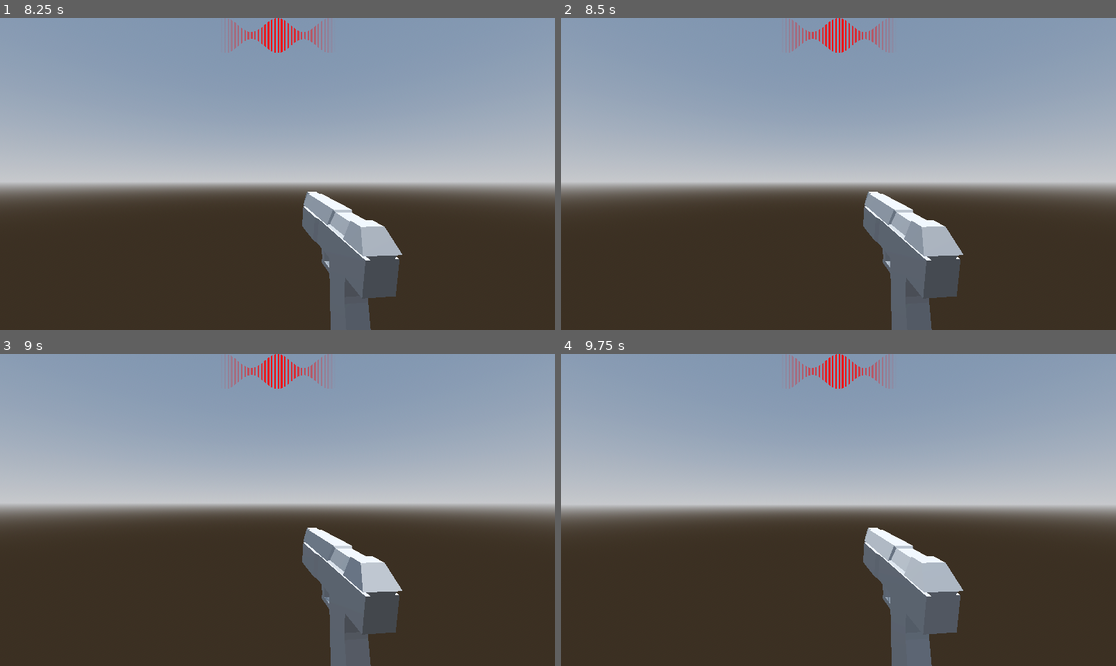
Above: before the commit, frames 1-4 (two rows, left to right).
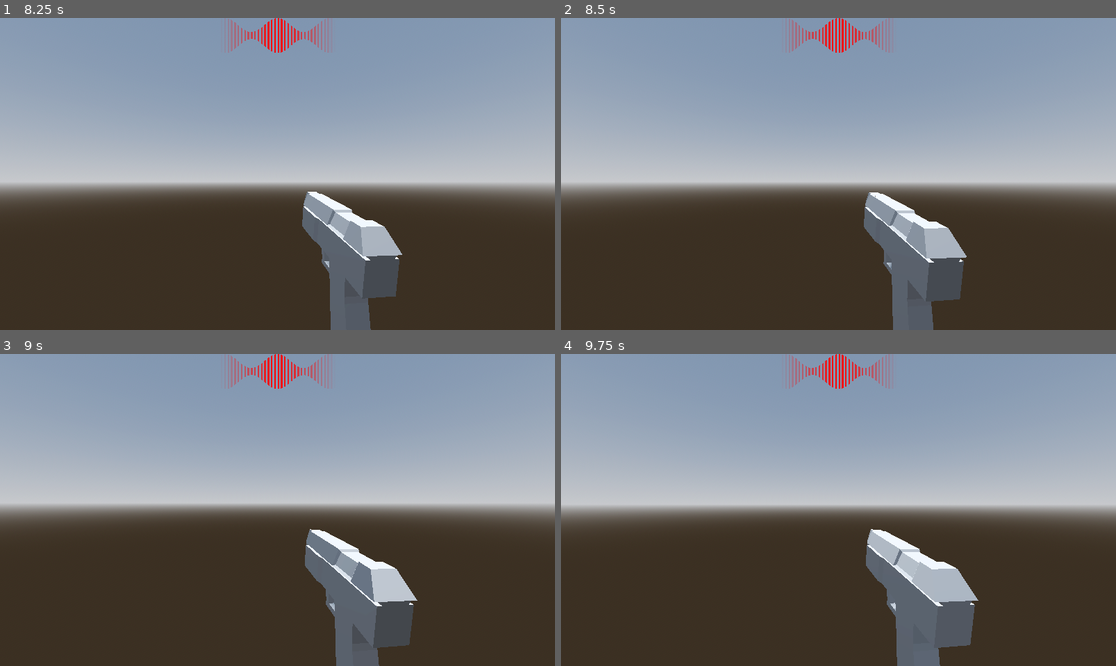
Above: after the commit, the same moments.

Repository: WasteIy/GameOff2025
Game: Godot game, scene res://Scenes/Levels/debug_level.tscn
The game is run twice, just before and just after one commit, with the same random seed, the same clock (stepped at 60 frames per second) and the same inputs.
Inputs (mouse positions are in pixels of both pictures, inside the frame that each line leads up to):
- Up to frame 1 (8.25 s): tap Enter at 0.5, 7.25 s; move the mouse to (305, 174) at 0.52 s; hold W (move_forward) 0.53-5.78 s; click (305, 174) at 0.6 s; tap Space (jump) at 0.77, 1.52, 3.02, 3.77, 4.52, 6.02, 6.5, 6.77, 7.52 s; move the mouse to (249, 174) at 1.27 s; tap Ctrl (crouch) at 1.35, 4.35, 7.35 s; click (249, 174) at 1.55 s; move the mouse to (288, 167) at 2.02 s; hold Shift (run) 2.03-2.78 s; click (288, 167) at 2.3 s; move the mouse to (271, 180) at 2.77 s; click (271, 180) at 2.85 s; move the mouse to (316, 177) at 3.52 s; click (316, 177) at 3.6 s; tap R (reload) at 4.15 s; move the mouse to (233, 170) at 4.27 s; click (233, 170) at 4.55 s; move the mouse to (283, 174) at 5.02 s; hold Shift (run) 5.03-5.78 s; click (283, 174) at 5.3 s; move the mouse to (255, 167) at 5.77 s; hold D (move_right) 5.78-6.53 s; click (255, 167) at 5.85 s; move the mouse to (305, 174) at 6.52 s; hold W (move_forward) from 6.53 s (still down); click (305, 174) at 6.6 s; move the mouse to (249, 174) at 7.27 s; click (249, 174) at 7.55 s; move the mouse to (288, 167) at 8.02 s; hold Shift (run) from 8.03 s (still down)
- Up to frame 2 (8.5 s): keep holding W (move_forward); keep holding Shift (run); click (849, 167) at 8.3 s
- Up to frame 3 (9 s): move the mouse to (271, 516) at 8.77 s; release W (move_forward) at 8.78 s; release Shift (run) at 8.78 s; hold A (move_left) from 8.78 s (still down); click (271, 516) at 8.85 s
- Up to frame 4 (9.75 s): tap Space (jump) at 9.02, 9.5 s; move the mouse to (877, 513) at 9.52 s; release A (move_left) at 9.53 s; hold W (move_forward) from 9.53 s (still down); click (877, 513) at 9.6 s

Frame 1 is identical in both runs. In frame 2, 0.5% of the frame differs, in the area x 54-74%, y 55-100%; in frame 3, 2.2%, in the area x 54-76%, y 55-100%; in frame 4, 1.6%.

Commit message:
Animation signal + Reload grace + UI changes

Diff:
--- a/Scenes/Player/Weapons/animation_manager.gd
+++ b/Scenes/Player/Weapons/animation_manager.gd
@@ -1,9 +1,9 @@
 extends AnimationPlayer
 
-func _on_weapon_fired() -> void:
+func _on_shoot_animation() -> void:
 	if current_animation == "shoot":
 		return
 	play("shoot")
 
-func _on_weapon_reloaded() -> void:
+func _on_reload_animation() -> void:
 	play("reload")
--- a/Scenes/Player/Weapons/weapon_class.gd
+++ b/Scenes/Player/Weapons/weapon_class.gd
@@ -1,99 +1,110 @@
-class_name Weapon
-extends Node3D
+class_name Weapon extends Node3D
 
-signal weapon_fired
-signal weapon_reloaded
+signal shoot_animation
+signal reload_animation
 
 enum WeaponState { IDLE, SHOOTING, RELOADING }
 var state: WeaponState = WeaponState.IDLE
 
-@export var shot_interval := 0.2
+@export_group("Ammunition Variables")
 @export var ammo_in_mag := 10
 @export var mag_capacity := 10
-@export var total_ammo := 30
+@export var total_ammo := 0
+@export var infinite_total_ammo := true
 @export var bullet_scene: PackedScene
+
+@export_group("Cooldown Variables")
+@export var early_reload : bool = true
+@export var early_reload_time : float = 0.1
+@export var fallback_shoot_cooldown := 0.2
+@export var fallback_reload_cooldown := 0.4
 
 @onready var bullet_spawn_point: Marker3D = $BulletSpawnPoint
 @onready var animation_manager: AnimationPlayer = $AnimationManager
 
-var can_shoot := true
+var shoot_cooldown := 0.0
+var reload_cooldown := 0.0
 var reload_cancelled := false
-
 
 func _ready():
 	if animation_manager:
-		weapon_fired.connect(animation_manager._on_weapon_fired)
-		weapon_reloaded.connect(animation_manager._on_weapon_reloaded)
+		shoot_animation.connect(animation_manager._on_shoot_animation)
+		reload_animation.connect(animation_manager._on_reload_animation)
 
+func _process(delta: float) -> void:
+	update_shoot_cooldown(delta)
+	update_reload(delta)
+
+func update_shoot_cooldown(delta: float) -> void:
+	if shoot_cooldown > 0.0:
+		shoot_cooldown -= delta
+		if shoot_cooldown <= 0.0 and state == WeaponState.SHOOTING:
+			state = WeaponState.IDLE
+
+func update_reload(delta: float) -> void:
+	if state != WeaponState.RELOADING:
+		return
+	reload_cooldown -= delta
+	if reload_cooldown <= 0.0:
+		if reload_cancelled:
+			state = WeaponState.IDLE
+			return
+
+		var needed = mag_capacity - ammo_in_mag
+		if infinite_total_ammo:
+			ammo_in_mag = mag_capacity
+		else:
+			var load_amount = min(needed, total_ammo)
+			ammo_in_mag += load_amount
+			total_ammo -= load_amount
+		state = WeaponState.IDLE
 
 func shoot():
-	# Se estiver recarregando: interromper
 	if state == WeaponState.RELOADING:
-		reload_cancelled = true        # Marca cancelamento
-		state = WeaponState.IDLE       # Volta para IDLE antes de atirar
-
-	# Agora somente atira se puder
+		reload_cancelled = true
+		state = WeaponState.IDLE
 	if state != WeaponState.IDLE:
 		return
-	if !can_shoot:
+	if shoot_cooldown > 0.0:
 		return
 	if ammo_in_mag <= 0:
 		return
 
-	state = WeaponState.SHOOTING
-
 	ammo_in_mag -= 1
 	fire_bullet()
-	emit_signal("weapon_fired")
-	start_cooldown()
-
+	emit_signal("shoot_animation")
+	state = WeaponState.SHOOTING
+	shoot_cooldown = get_animation_duration("shoot", fallback_shoot_cooldown)
 
 func fire_bullet():
 	if bullet_scene == null:
-		push_error("Weapon: bullet_scene está null! Configure no Inspector.")
+		push_error("Não encontrou uma cena para a bullet.")
 		return
-
 	var bullet = bullet_scene.instantiate()
 	get_tree().current_scene.add_child(bullet)
 	bullet.global_transform = bullet_spawn_point.global_transform
 
-
-func start_cooldown():
-	can_shoot = false
-
-	await get_tree().create_timer(shot_interval).timeout
-	can_shoot = true
-
-	# Se não está recarregando (ou interrompido), volta ao IDLE
-	if state != WeaponState.RELOADING:
-		state = WeaponState.IDLE
-
-
 func reload():
 	if state != WeaponState.IDLE:
 		return
+	if !infinite_total_ammo and total_ammo <= 0:
+		return
 	if ammo_in_mag == mag_capacity:
 		return
-	if total_ammo <= 0:
-		return
-
 	state = WeaponState.RELOADING
 	reload_cancelled = false
-	emit_signal("weapon_reloaded")
+	emit_signal("reload_animation")
 
-	# Timer de animação/parcial do reload
-	await get_tree().create_timer(0.4).timeout
+	reload_cooldown = get_animation_duration("reload", fallback_reload_cooldown)
 
-	# Se foi interrompido por um tiro, abortar antes de mexer em munição
-	if reload_cancelled:
-		state = WeaponState.IDLE
-		return
+	if early_reload:
+		reload_cooldown -= early_reload_time
 
-	# Completa o reload
-	var needed = mag_capacity - ammo_in_mag
-	var load_amount = min(needed, total_ammo)
+func get_animation_duration(anim_name: String, fallback: float) -> float:
+	if animation_manager == null and !early_reload:
+		return fallback
+	var anim = animation_manager.get_animation(anim_name)
+	if anim == null:
+		return fallback
 
-	ammo_in_mag += load_amount
-	total_ammo -= load_amount
-
-	state = WeaponState.IDLE
+	return anim.length
--- a/Scenes/Player/Weapons/weapon_manager.gd
+++ b/Scenes/Player/Weapons/weapon_manager.gd
@@ -15,9 +15,6 @@
 		return
 
 	current_weapon = weapons[0]
-
-	current_weapon.weapon_fired.connect(_on_weapon_fired)
-	current_weapon.weapon_reloaded.connect(_on_weapon_reloaded)
 
 func try_shoot():
 	if current_weapon:
--- a/Scenes/Player/Weapons/weapon_manager.tscn
+++ b/Scenes/Player/Weapons/weapon_manager.tscn
@@ -47,6 +47,17 @@
 tracks/0/loop_wrap = true
 tracks/0/keys = PackedFloat32Array(0, 1, 0, 0, 0, 1)
 
+[sub_resource type="Animation" id="Animation_ydlvs"]
+resource_name = "reload"
+length = 0.5
+tracks/0/type = "rotation_3d"
+tracks/0/imported = false
+tracks/0/enabled = true
+tracks/0/path = NodePath("Mesh")
+tracks/0/interp = 1
+tracks/0/loop_wrap = true
+tracks/0/keys = PackedFloat32Array(0, 1, 0, 0, 0, 1, 0.1, 1, 0, 0, 0.7071067, 0.70710677, 0.16666667, 1, 0.5, 0.4999999, 0.5000001, 0.49999997, 0.23333333, 1, 0.7071069, 0.7071066, -3.0908623e-08, -3.0908613e-08, 0.3, 1, -0.1830127, -0.6830127, 0.18301265, 0.68301266, 0.36666667, 1, -0.022135999, -0.330612, 0.073538065, 0.94063693, 0.5, 1, 0, 0, 0, 1)
+
 [sub_resource type="Animation" id="Animation_6h34i"]
 resource_name = "shoot"
 length = 0.2
@@ -65,17 +76,6 @@
 tracks/1/loop_wrap = true
 tracks/1/keys = PackedFloat32Array(0, 1, 0, 0, 0, 1, 0.033333335, 1, 0.12035344, 0, 0, 0.99273115, 0.1, 1, 0, 0, 0, 1)
 
-[sub_resource type="Animation" id="Animation_ydlvs"]
-resource_name = "reload"
-length = 0.5
-tracks/0/type = "rotation_3d"
-tracks/0/imported = false
-tracks/0/enabled = true
-tracks/0/path = NodePath("Mesh")
-tracks/0/interp = 1
-tracks/0/loop_wrap = true
-tracks/0/keys = PackedFloat32Array(0, 1, 0, 0, 0, 1, 0.1, 1, 0, 0, 0.7071067, 0.70710677, 0.16666667, 1, 0.5, 0.4999999, 0.5000001, 0.49999997, 0.23333333, 1, 0.7071069, 0.7071066, -3.0908623e-08, -3.0908613e-08, 0.3, 1, -0.1830127, -0.6830127, 0.18301265, 0.68301266, 0.36666667, 1, -0.022135999, -0.330612, 0.073538065, 0.94063693, 0.5, 1, 0, 0, 0, 1)
-
 [sub_resource type="AnimationLibrary" id="AnimationLibrary_ydlvs"]
 _data = {
 &"RESET": SubResource("Animation_pr5rr"),
@@ -90,6 +90,7 @@
 transform = Transform3D(0.75, 0, 0, 0, 0.75, 0, 0, 0, 0.75, 0, 0, 0)
 script = ExtResource("2_hw3gm")
 bullet_scene = ExtResource("3_pr5rr")
+early_reload_time = 0.2
 
 [node name="Mesh" type="MeshInstance3D" parent="Pistol"]
 transform = Transform3D(0.99999976, 0, 0, 0, 0.99999994, 0, 0, 0, 1.0000004, 0, 0, 0)
--- a/Scenes/UI/ui_debug.gd
+++ b/Scenes/UI/ui_debug.gd
@@ -29,7 +29,9 @@
 
 @onready var weapon_state_label: Label = %WeaponStateLabel
 @onready var weapon_ammo_label: Label = %WeaponAmmoLabel
-
+@onready var shoot_cooldown_label: Label = %ShootCooldownLabel
+@onready var reload_duration_label: Label = %ReloadDurationLabel
+@onready var reload_cancelled_label: Label = $WeaponInfo/LabelContainers/ReloadCancelledLabel
 
 # Visible toggle
 var debug_visible: bool = false
@@ -70,7 +72,11 @@
 	ceiling_check_label.set_text(str(player.ceiling_check.is_colliding()))
 	slide_floor_check_label.set_text(str(player.slide_floor_check.is_colliding()))
 
-	weapon_ammo_label.set_text(str(weapon_manager.current_weapon.total_ammo))
+	weapon_ammo_label.set_text(str(weapon_manager.current_weapon.ammo_in_mag))
 
 	#TODO: switch
 	weapon_state_label.set_text(str(weapon_manager.current_weapon.state))
+
+	shoot_cooldown_label.set_text("%.2f" % weapon_manager.current_weapon.shoot_cooldown)
+	reload_duration_label.set_text("%.2f" % weapon_manager.current_weapon.reload_cooldown)
+	reload_cancelled_label.set_text(str(weapon_manager.current_weapon.reload_cancelled))
--- a/Scenes/UI/ui_debug.tscn
+++ b/Scenes/UI/ui_debug.tscn
@@ -126,18 +126,22 @@
 [node name="CurrentStateLabel" type="Label" parent="Player Info/LabelContainers/MovementContainerLabel"]
 unique_name_in_owner = true
 layout_mode = 2
+text = "......."
 
 [node name="VelocityLabel" type="Label" parent="Player Info/LabelContainers/MovementContainerLabel"]
 unique_name_in_owner = true
 layout_mode = 2
+text = "......."
 
 [node name="MaxSpeedLabel" type="Label" parent="Player Info/LabelContainers/MovementContainerLabel"]
 unique_name_in_owner = true
 layout_mode = 2
+text = "......."
 
 [node name="DesiredMoveSpeedLabel" type="Label" parent="Player Info/LabelContainers/MovementContainerLabel"]
 unique_name_in_owner = true
 layout_mode = 2
+text = "......."
 
 [node name="JumpContainerLabel" type="VBoxContainer" parent="Player Info/LabelContainers"]
 layout_mode = 2
@@ -147,30 +151,37 @@
 [node name="AirJumpsLeftLabel" type="Label" parent="Player Info/LabelContainers/JumpContainerLabel"]
 unique_name_in_owner = true
 layout_mode = 2
+text = "......."
 
 [node name="HitGroundCooldownLabel" type="Label" parent="Player Info/LabelContainers/JumpContainerLabel"]
 unique_name_in_owner = true
 layout_mode = 2
+text = "......."
 
 [node name="JumpVelocityLabel" type="Label" parent="Player Info/LabelContainers/JumpContainerLabel"]
 unique_name_in_owner = true
 layout_mode = 2
+text = "......."
 
 [node name="BufferedJumpOnLabel" type="Label" parent="Player Info/LabelContainers/JumpContainerLabel"]
 unique_name_in_owner = true
 layout_mode = 2
+text = "......."
 
 [node name="JumpGravityLabel" type="Label" parent="Player Info/LabelContainers/JumpContainerLabel"]
 unique_name_in_owner = true
 layout_mode = 2
+text = "......."
 
 [node name="FallGravityLabel" type="Label" parent="Player Info/LabelContainers/JumpContainerLabel"]
 unique_name_in_owner = true
 layout_mode = 2
+text = "......."
 
 [node name="CoyoteCooldownLabel" type="Label" parent="Player Info/LabelContainers/JumpContainerLabel"]
 unique_name_in_owner = true
 layout_mode = 2
+text = "......."
 
 [node name="FrameContainerLabel" type="VBoxContainer" parent="Player Info/LabelContainers"]
 layout_mode = 2
@@ -180,10 +191,12 @@
 [node name="LastFramePositionLabel" type="Label" parent="Player Info/LabelContainers/FrameContainerLabel"]
 unique_name_in_owner = true
 layout_mode = 2
+text = "......."
 
 [node name="LastFrameVelocityLabel" type="Label" parent="Player Info/LabelContainers/FrameContainerLabel"]
 unique_name_in_owner = true
 layout_mode = 2
+text = "......."
 
 [node name="SlideContainerLabel" type="VBoxContainer" parent="Player Info/LabelContainers"]
 layout_mode = 2
@@ -192,68 +205,92 @@
 [node name="SlideCooldownLabel" type="Label" parent="Player Info/LabelContainers/SlideContainerLabel"]
 unique_name_in_owner = true
 layout_mode = 2
+text = "......."
+
+[node name="SlideTimeLabel" type="Label" parent="Player Info/LabelContainers/SlideContainerLabel"]
+unique_name_in_owner = true
+layout_mode = 2
+size_flags_horizontal = 0
+text = "......."
+
+[node name="SlideBufferingOnLabel" type="Label" parent="Player Info/LabelContainers/SlideContainerLabel"]
+unique_name_in_owner = true
+layout_mode = 2
+text = "......."
+
+[node name="FloorCheckLabel" type="Label" parent="Player Info/LabelContainers/SlideContainerLabel"]
+unique_name_in_owner = true
+layout_mode = 2
+text = "......."
+
+[node name="CeilingCheckLabel" type="Label" parent="Player Info/LabelContainers/SlideContainerLabel"]
+unique_name_in_owner = true
+layout_mode = 2
 text = "......"
 
-[node name="SlideTimeLabel" type="Label" parent="Player Info/LabelContainers/SlideContainerLabel"]
-unique_name_in_owner = true
-layout_mode = 2
-size_flags_horizontal = 0
-text = "......."
-
-[node name="SlideBufferingOnLabel" type="Label" parent="Player Info/LabelContainers/SlideContainerLabel"]
-unique_name_in_owner = true
-layout_mode = 2
-text = "......."
-
-[node name="FloorCheckLabel" type="Label" parent="Player Info/LabelContainers/SlideContainerLabel"]
-unique_name_in_owner = true
-layout_mode = 2
-text = "......."
-
-[node name="CeilingCheckLabel" type="Label" parent="Player Info/LabelContainers/SlideContainerLabel"]
+[node name="SlideFloorCheckLabel" type="Label" parent="Player Info/LabelContainers/SlideContainerLabel"]
 unique_name_in_owner = true
 layout_mode = 2
 text = "......"
 
-[node name="SlideFloorCheckLabel" type="Label" parent="Player Info/LabelContainers/SlideContainerLabel"]
-unique_name_in_owner = true
-layout_mode = 2
-text = "......"
-
-[node name="Weapon Info" type="HBoxContainer" parent="."]
-anchors_preset = 13
-anchor_left = 0.5
-anchor_right = 0.5
+[node name="WeaponInfo" type="HBoxContainer" parent="."]
+anchors_preset = 9
 anchor_bottom = 1.0
-offset_left = -209.0
+offset_left = 937.0
 offset_top = 35.0
-offset_right = -110.0
-offset_bottom = -78.0
-grow_horizontal = 2
+offset_right = 1137.0
+offset_bottom = -482.0
 grow_vertical = 2
-size_flags_horizontal = 10
+scale = Vector2(0.865, 0.865)
+size_flags_horizontal = 4
 size_flags_vertical = 4
 
-[node name="WeaponNameContainers" type="VBoxContainer" parent="Weapon Info"]
-layout_mode = 2
-
-[node name="WeaponState" type="Label" parent="Weapon Info/WeaponNameContainers"]
+[node name="NameContainers" type="VBoxContainer" parent="WeaponInfo"]
+layout_mode = 2
+
+[node name="WeaponState" type="Label" parent="WeaponInfo/NameContainers"]
 layout_mode = 2
 text = "Weapon State:"
 
-[node name="WeaponAmmo" type="Label" parent="Weapon Info/WeaponNameContainers"]
-layout_mode = 2
-text = "Ammo:"
-
-[node name="WeaponLabelContainers" type="VBoxContainer" parent="Weapon Info"]
-layout_mode = 2
-
-[node name="WeaponStateLabel" type="Label" parent="Weapon Info/WeaponLabelContainers"]
-unique_name_in_owner = true
-layout_mode = 2
-text = "......"
-
-[node name="WeaponAmmoLabel" type="Label" parent="Weapon Info/WeaponLabelContainers"]
-unique_name_in_owner = true
-layout_mode = 2
-text = "......"
+[node name="WeaponAmmo" type="Label" parent="WeaponInfo/NameContainers"]
+layout_mode = 2
+text = "Weapon Ammo:"
+
+[node name="ShootCooldown" type="Label" parent="WeaponInfo/NameContainers"]
+layout_mode = 2
+text = "Shoot Cooldown:"
+
+[node name="ReloadDuration" type="Label" parent="WeaponInfo/NameContainers"]
+layout_mode = 2
+text = "Reload Duration:"
+
+[node name="ReloadCancelled" type="Label" parent="WeaponInfo/NameContainers"]
+layout_mode = 2
+text = "Reload Cancelled:"
+
+[node name="LabelContainers" type="VBoxContainer" parent="WeaponInfo"]
+layout_mode = 2
+
+[node name="WeaponStateLabel" type="Label" parent="WeaponInfo/LabelContainers"]
+unique_name_in_owner = true
+layout_mode = 2
+text = "......."
+
+[node name="WeaponAmmoLabel" type="Label" parent="WeaponInfo/LabelContainers"]
+unique_name_in_owner = true
+layout_mode = 2
+text = "......."
+
+[node name="ShootCooldownLabel" type="Label" parent="WeaponInfo/LabelContainers"]
+unique_name_in_owner = true
+layout_mode = 2
+text = "......."
+
+[node name="ReloadDurationLabel" type="Label" parent="WeaponInfo/LabelContainers"]
+unique_name_in_owner = true
+layout_mode = 2
+text = "......."
+
+[node name="ReloadCancelledLabel" type="Label" parent="WeaponInfo/LabelContainers"]
+layout_mode = 2
+text = "......."
